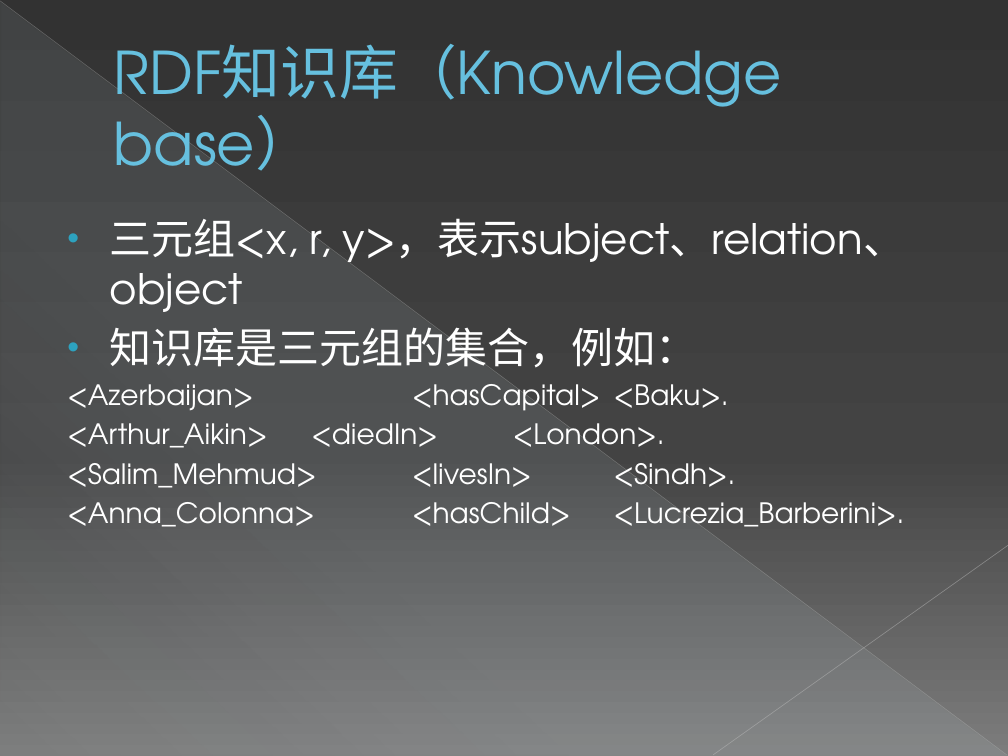
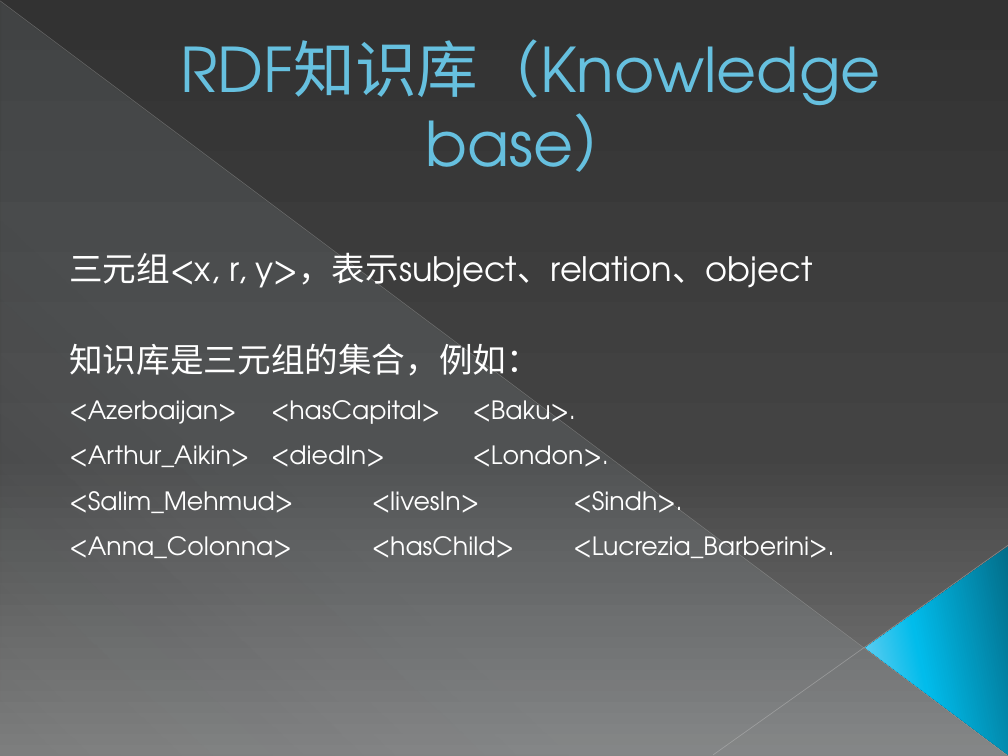
Before and after one commit to zxlzr/RuleMiner, a slide deck: slide 3 of 毕设答辩.pptx (slide 2 before the commit). Drawn at 1008x756 pixels with LibreOffice and Linux fonts; fonts in the diff are those of the drawing. Boxes give left, top, right and bottom in pixels: in the first picture for what was removed or moved away, otherwise in the second. Text is boxed around its words. In the diff, an @@ line names an element or a change of style, - is before the commit and + after.

```diff
--- a/毕设答辩.pptx
+++ b/毕设答辩.pptx
@@ text "RDF知识库（Knowledge base）" at [180, 39, 880, 172]: size 42 to 44 pt; alignment left to centre; vertical alignment middle to bottom @@
@@ text "三元组<x, r, y>，表示subject、relation、object": place and size @@
-text "三元组<x, r, y>，表示subject、relation、object" at [67, 218, 905, 527]
+text "三元组<x, r, y>，表示subject、relation、object" at [69, 252, 834, 558]
@@ text "三元组<x, r, y>，表示subject、relation、object" at [69, 252, 834, 558]: size 30 to 24 pt in "三元组<x, r, y>，表示subject、relation、object", "知识库是三元组的集合，例如："; size 20 to 18 pt in "<Azerbaijan> <hasCapital> <Baku>.", "<Arthur_Aikin> <diedIn> <London>.", "<Salim_Mehmud> <livesIn> <Sindh>.", "<Anna_Colonna> <hasChild> <Lucrezia_Barberini>."; bullet • to none; less space between paragraphs; line spacing 1 to 1.5; indent changed @@
@@ triangle added at [865, 547, 1008, 755], fill gradient #036E89 to #01BCEB to #7CD1F2 @@
```
Also in this commit, not shown: 3 other slides changed, 19 slides added.
